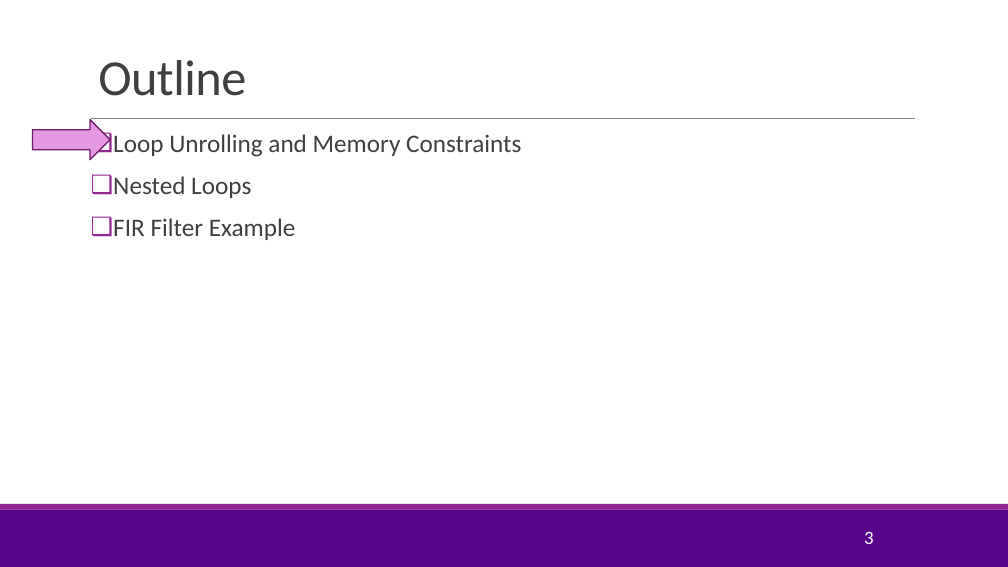
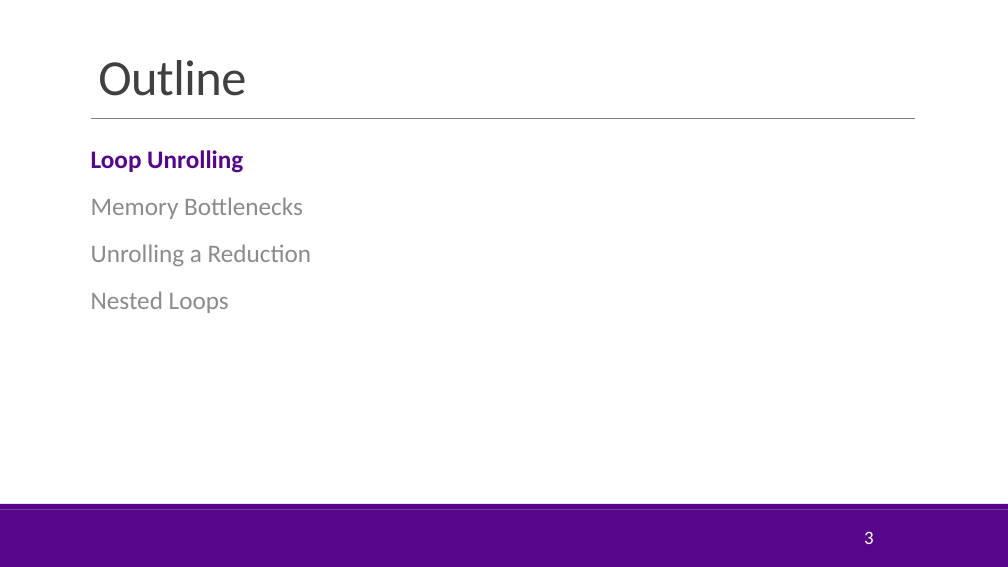
Before and after one commit to sdrangan/hwdesign, a slide deck: slide 3 of units/unit08_unroll/unroll.pptx. Drawn at 1008x567 pixels with LibreOffice and Linux fonts; fonts in the diff are those of the drawing; background and template pictures are left out. Boxes give left, top, right and bottom in pixels: in the first picture for what was removed or moved away, otherwise in the second. Text is boxed around its words. In the diff, an @@ line names an element or a change of style, - is before the commit and + after.

```diff
--- a/units/unit08_unroll/unroll.pptx
+++ b/units/unit08_unroll/unroll.pptx
@@ right arrow removed at <box>33,119,110,160</box> @@
@@ text "Loop Unrolling": place and size @@
-text "Loop Unrolling" at <box>113,134,521,240</box>
+text "Loop Unrolling" at <box>91,150,311,313</box>
@@ text at <box>91,150,311,266</box>: text changed; text colour #404040 to #8C8C8C @@
-❑ Loop Unrolling and Memory Constraints
+Loop Unrolling
+Memory Bottlenecks
+Unrolling a Reduction
@@ text at <box>113,218,295,240</box>: paragraph removed @@
-❑ FIR Filter Example
@@ text at <box>91,291,229,313</box>: text colour #404040 to #8C8C8C in "Nested Loops"; bullet ❑ to none; line spacing 0.9 to 1; more space between paragraphs @@
@@ rectangle at <box>0,504,1008,509</box>: fill #92278F to #57068C @@
```
Also in this commit, not shown: 6 other slides changed, 34 slides added, 4 slides removed, 45 other files.
